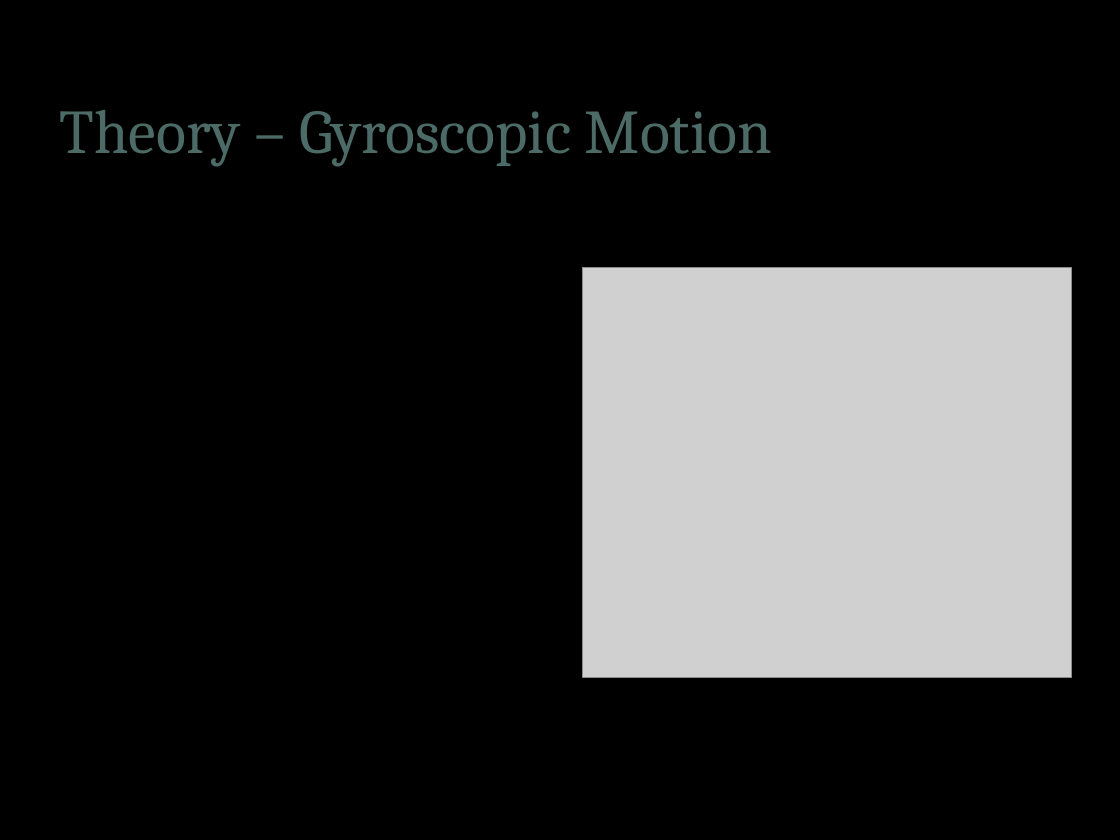
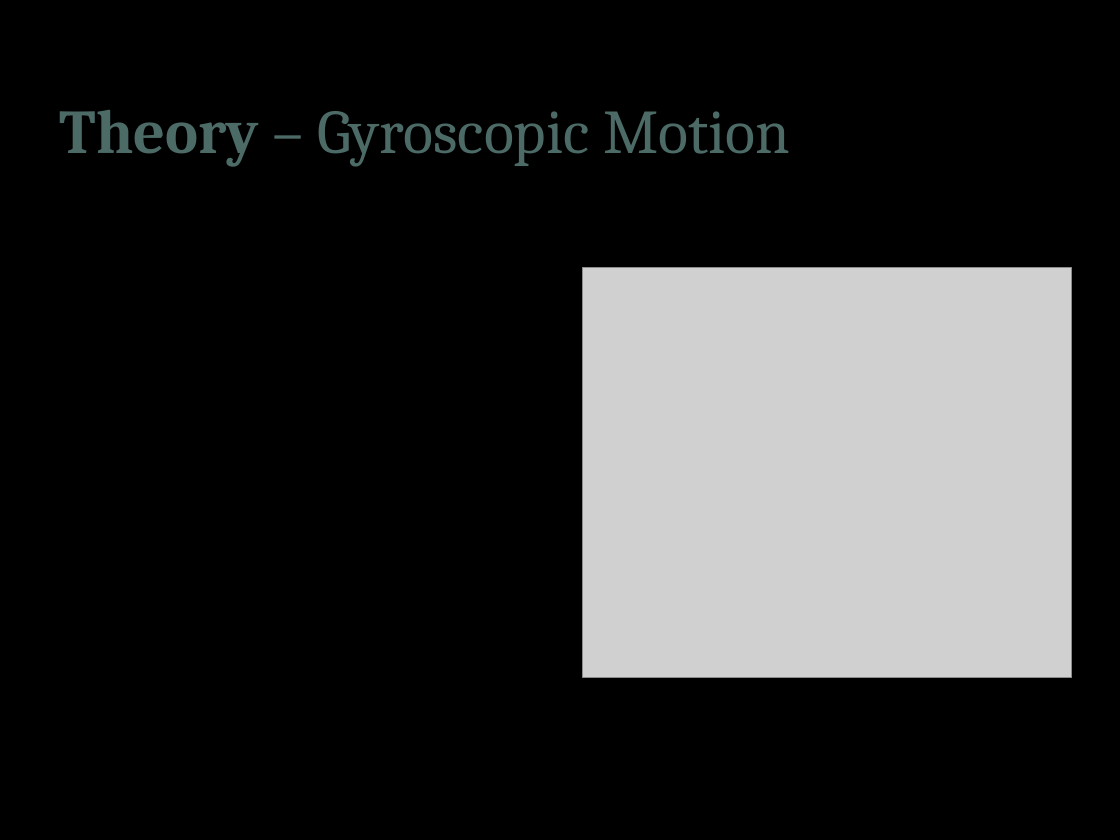
Before and after one commit to CharlotteElle/GyroProject, a slide deck: slide 4 of Project_Presentation.pptx. Drawn at 1120x840 pixels with LibreOffice and Linux fonts; fonts in the diff are those of the drawing; grey boxes stand for pictures; background and template pictures are left out. Boxes give left, top, right and bottom in pixels: in the first picture for what was removed or moved away, otherwise in the second. Text is boxed around its words. In the diff, an @@ line names an element or a change of style, - is before the commit and + after.

```diff
--- a/Project_Presentation.pptx
+++ b/Project_Presentation.pptx
@@ title "Theory – Gyroscopic Motion" at <box>60,110,790,167</box>: bold on in "Theory" @@
```
Also in this commit, not shown: 5 other slides changed.
